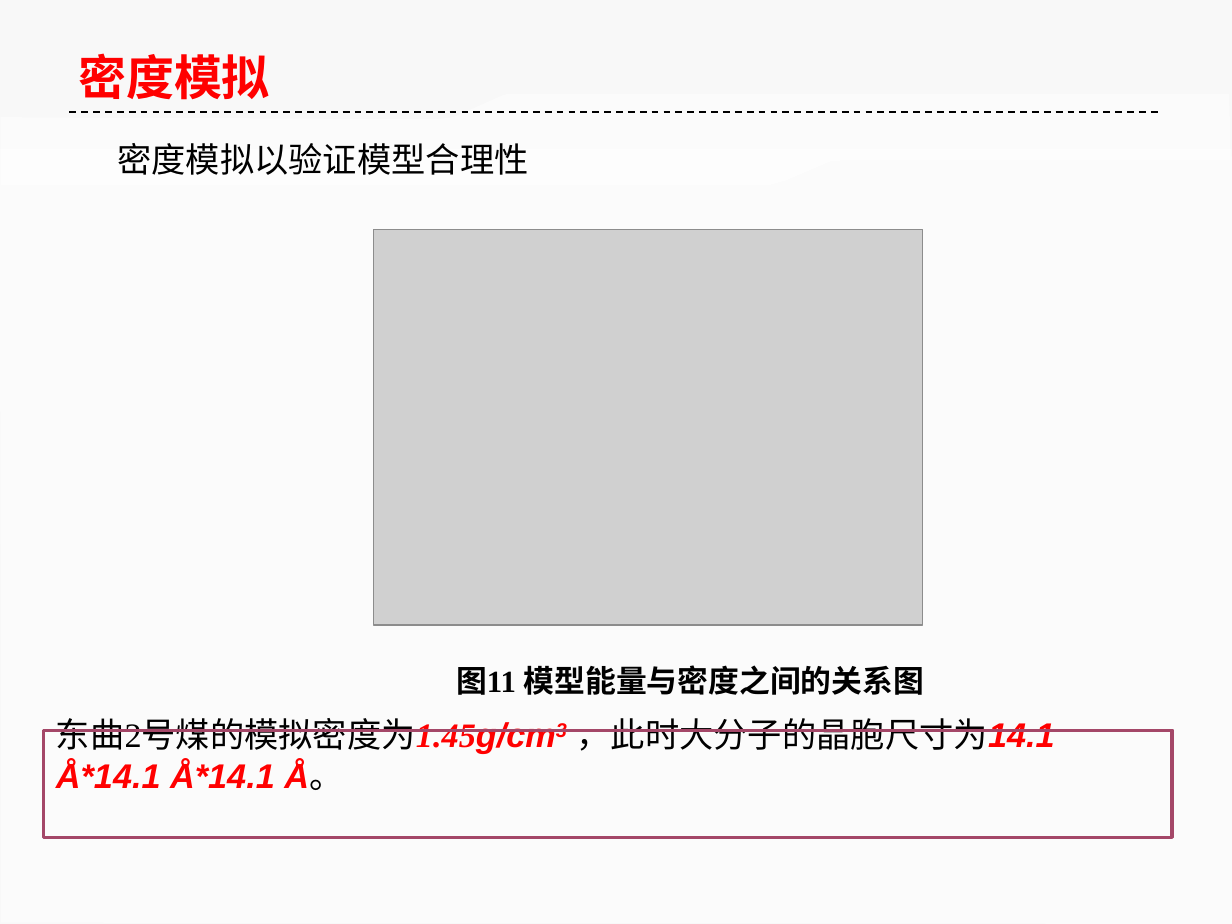
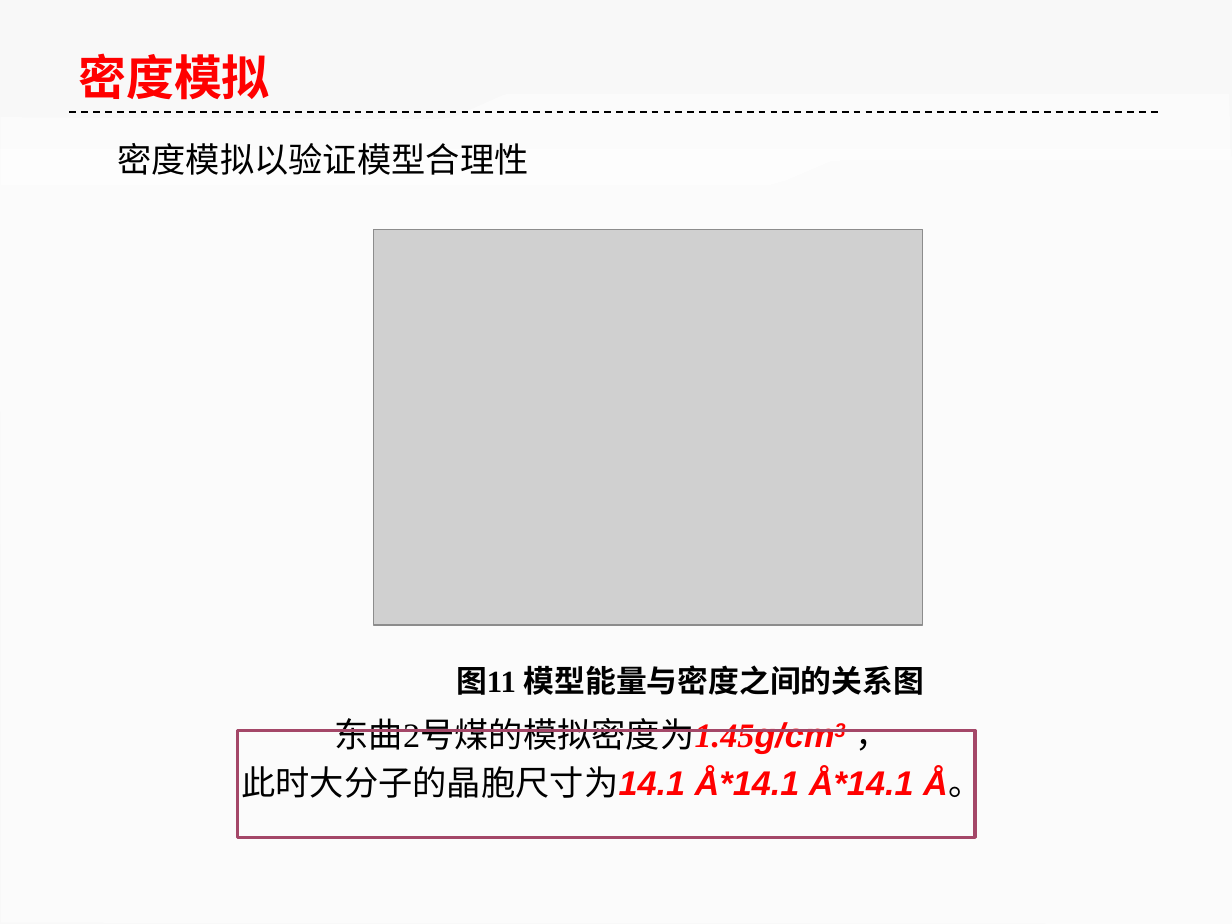
Before and after one commit to ilvcr/GraduationProject, a slide deck: slide 22 of ppt/yoghourtppt.pptx. Drawn at 1232x924 pixels with LibreOffice and Linux fonts; fonts in the diff are those of the drawing; grey boxes stand for pictures. Boxes give left, top, right and bottom in pixels: in the first picture for what was removed or moved away, otherwise in the second. Text is boxed around its words. In the diff, an @@ line names an element or a change of style, - is before the commit and + after.

```diff
--- a/ppt/yoghourtppt.pptx
+++ b/ppt/yoghourtppt.pptx
@@ text at box(241, 718, 982, 802): text changed @@
-东曲2号煤的模拟密度为1.45g/cm3 ，此时大分子的晶胞尺寸为14.1 Å*14.1 Å*14.1 Å。
+东曲2号煤的模拟密度为1.45g/cm3 ，
+此时大分子的晶胞尺寸为14.1 Å*14.1 Å*14.1 Å。
@@ rectangle: place and size @@
-rectangle at box(43, 731, 1172, 838)
+rectangle at box(238, 731, 975, 838)
```
Also in this commit, not shown: 6 other slides changed.
